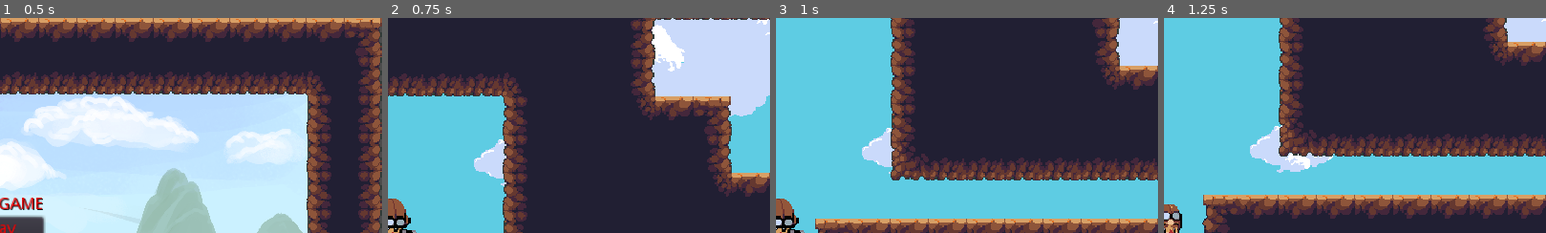
Above: before the commit, frames 1-4 (left to right).
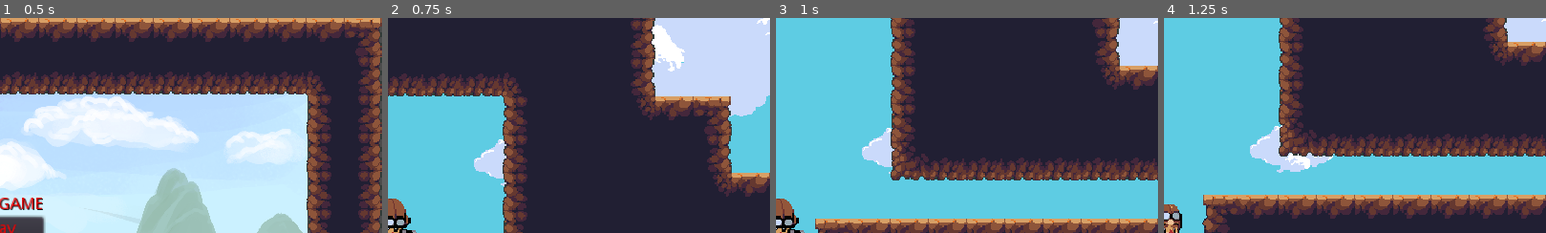
Above: after the commit, the same moments.

Repository: wltu/NiceGame
Game: Godot game, scene res://WorldLevel/StartMenu.tscn
Same seed, same stepped clock (60 frames per second), same inputs: the game is played once before the commit and once after it. The engine's default icon, where the game draws it, is replaced by a stand-in: a white triangle on a blue panel in a dark square.
Inputs:
- Up to frame 1 (0.5 s): no input
- Up to frame 2 (0.75 s): click "Play" at 0.5 s
- Up to frame 3 (1 s): no input
- Up to frame 4 (1.25 s): no input
The pictures show only the part of the screen within x 50-100%, y 0-50%; the shares and areas given below are measured in that part.

Frame 1 is identical in both runs. In frame 2, 0.2% of the frame differs, in the area x 64-100%, y 0-1%; in frame 3, nothing differs; in frame 4, nothing differs.

Commit message:
Added Door/Key System

Diff:
--- a/Player/Player.tscn
+++ b/Player/Player.tscn
@@ -15,25 +15,25 @@
 [ext_resource path="res://Sprites/Sprites/Player/Run/Run3.png" type="Texture" id=13]
 [ext_resource path="res://Sprites/Sprites/Player/Run/Run4.png" type="Texture" id=14]
 [ext_resource path="res://Sprites/Sprites/Player/Run/Run5.png" type="Texture" id=15]
-[ext_resource path="res://Sprites/Sprites/Player/Wall/Wall0.png" type="Texture" id=16]
-[ext_resource path="res://Sprites/Sprites/Player/Jump/Jump0.png" type="Texture" id=17]
-[ext_resource path="res://Sprites/Sprites/Player/Jump/Jump1.png" type="Texture" id=18]
-[ext_resource path="res://Sprites/Sprites/Player/Slide/Slide0.png" type="Texture" id=19]
-[ext_resource path="res://Sprites/Sprites/Player/Slide/Slide1.png" type="Texture" id=20]
-[ext_resource path="res://Sprites/Sprites/Player/Fall/Fall0.png" type="Texture" id=21]
-[ext_resource path="res://Sprites/Sprites/Player/Fall/Fall1.png" type="Texture" id=22]
-[ext_resource path="res://Sprites/Sprites/Player/Duck/duck0.png" type="Texture" id=23]
-[ext_resource path="res://Sprites/Sprites/Player/Duck/duck1.png" type="Texture" id=24]
-[ext_resource path="res://Sprites/Sprites/Player/Duck/duck2.png" type="Texture" id=25]
-[ext_resource path="res://Sprites/Sprites/Player/Duck/duck3.png" type="Texture" id=26]
-[ext_resource path="res://Sprites/Sprites/Player/Walk/Walk0.png" type="Texture" id=27]
-[ext_resource path="res://Sprites/Sprites/Player/Walk/Walk1.png" type="Texture" id=28]
-[ext_resource path="res://Sprites/Sprites/Player/Walk/Walk2.png" type="Texture" id=29]
-[ext_resource path="res://Sprites/Sprites/Player/Walk/Walk3.png" type="Texture" id=30]
-[ext_resource path="res://Sprites/Sprites/Player/Walk/Walk4.png" type="Texture" id=31]
-[ext_resource path="res://Sprites/Sprites/Player/Walk/Walk5.png" type="Texture" id=32]
-[ext_resource path="res://Sprites/Sprites/Player/Walk/Walk6.png" type="Texture" id=33]
-[ext_resource path="res://Sprites/Sprites/Player/Walk/Walk7.png" type="Texture" id=34]
+[ext_resource path="res://Sprites/Sprites/Player/Jump/Jump0.png" type="Texture" id=16]
+[ext_resource path="res://Sprites/Sprites/Player/Jump/Jump1.png" type="Texture" id=17]
+[ext_resource path="res://Sprites/Sprites/Player/Fall/Fall0.png" type="Texture" id=18]
+[ext_resource path="res://Sprites/Sprites/Player/Fall/Fall1.png" type="Texture" id=19]
+[ext_resource path="res://Sprites/Sprites/Player/Slide/Slide0.png" type="Texture" id=20]
+[ext_resource path="res://Sprites/Sprites/Player/Slide/Slide1.png" type="Texture" id=21]
+[ext_resource path="res://Sprites/Sprites/Player/Wall/Wall0.png" type="Texture" id=22]
+[ext_resource path="res://Sprites/Sprites/Player/Walk/Walk0.png" type="Texture" id=23]
+[ext_resource path="res://Sprites/Sprites/Player/Walk/Walk1.png" type="Texture" id=24]
+[ext_resource path="res://Sprites/Sprites/Player/Walk/Walk2.png" type="Texture" id=25]
+[ext_resource path="res://Sprites/Sprites/Player/Walk/Walk3.png" type="Texture" id=26]
+[ext_resource path="res://Sprites/Sprites/Player/Walk/Walk4.png" type="Texture" id=27]
+[ext_resource path="res://Sprites/Sprites/Player/Walk/Walk5.png" type="Texture" id=28]
+[ext_resource path="res://Sprites/Sprites/Player/Walk/Walk6.png" type="Texture" id=29]
+[ext_resource path="res://Sprites/Sprites/Player/Walk/Walk7.png" type="Texture" id=30]
+[ext_resource path="res://Sprites/Sprites/Player/Duck/duck0.png" type="Texture" id=31]
+[ext_resource path="res://Sprites/Sprites/Player/Duck/duck1.png" type="Texture" id=32]
+[ext_resource path="res://Sprites/Sprites/Player/Duck/duck2.png" type="Texture" id=33]
+[ext_resource path="res://Sprites/Sprites/Player/Duck/duck3.png" type="Texture" id=34]
 [ext_resource path="res://Sprites/Sprites/Sky.png" type="Texture" id=35]
 
 [sub_resource type="SpriteFrames" id=1]
@@ -49,35 +49,35 @@
 "name": "Run",
 "speed": 10.0
 }, {
-"frames": [ ExtResource( 16 ) ],
-"loop": true,
-"name": "Wall",
-"speed": 5.0
-}, {
-"frames": [ ExtResource( 17 ), ExtResource( 18 ) ],
+"frames": [ ExtResource( 16 ), ExtResource( 17 ) ],
 "loop": true,
 "name": "Jump",
 "speed": 10.0
 }, {
-"frames": [ ExtResource( 19 ), ExtResource( 20 ) ],
-"loop": true,
-"name": "Slide",
-"speed": 5.0
-}, {
-"frames": [ ExtResource( 21 ), ExtResource( 22 ) ],
+"frames": [ ExtResource( 18 ), ExtResource( 19 ) ],
 "loop": false,
 "name": "Fall",
 "speed": 1.0
 }, {
-"frames": [ ExtResource( 23 ), ExtResource( 24 ), ExtResource( 25 ), ExtResource( 26 ) ],
+"frames": [ ExtResource( 20 ), ExtResource( 21 ) ],
+"loop": true,
+"name": "Slide",
+"speed": 5.0
+}, {
+"frames": [ ExtResource( 22 ) ],
+"loop": true,
+"name": "Wall",
+"speed": 5.0
+}, {
+"frames": [ ExtResource( 23 ), ExtResource( 24 ), ExtResource( 25 ), ExtResource( 26 ), ExtResource( 27 ), ExtResource( 28 ), ExtResource( 29 ), ExtResource( 30 ) ],
+"loop": true,
+"name": "Walk",
+"speed": 10.0
+}, {
+"frames": [ ExtResource( 31 ), ExtResource( 32 ), ExtResource( 33 ), ExtResource( 34 ) ],
 "loop": false,
 "name": "Duck",
 "speed": 20.0
-}, {
-"frames": [ ExtResource( 27 ), ExtResource( 28 ), ExtResource( 29 ), ExtResource( 30 ), ExtResource( 31 ), ExtResource( 32 ), ExtResource( 33 ), ExtResource( 34 ) ],
-"loop": true,
-"name": "Walk",
-"speed": 10.0
 } ]
 _sections_unfolded = [ "Resource" ]
 
@@ -93,7 +93,7 @@
 radius = 14.0
 height = 20.0
 
-[node name="Player" type="KinematicBody2D" index="0"]
+[node name="Player" type="KinematicBody2D"]
 
 input_pickable = false
 collision_layer = 1
--- a/Sprites/Sprites/Tiles/Jungle Dirt Tiles.tscn
+++ b/Sprites/Sprites/Tiles/Jungle Dirt Tiles.tscn
@@ -11,7 +11,6 @@
 
 [node name="0" type="Sprite" parent="." index="0"]
 
-editor/display_folded = true
 texture = ExtResource( 1 )
 centered = false
 region_enabled = true
@@ -40,7 +39,6 @@
 
 [node name="3" type="Sprite" parent="." index="1"]
 
-editor/display_folded = true
 position = Vector2( 0, 64 )
 texture = ExtResource( 1 )
 centered = false
--- /dev/null
+++ b/WorldLevel/GameVariables.gd
@@ -0,0 +1,2 @@
+extends Node
+var key = 0
--- a/WorldLevel/World Complete.gd
+++ b/WorldLevel/World Complete.gd
@@ -9,5 +9,3 @@
 	for body in bodies:
 		if body.name == "Player":
 			get_tree().change_scene(next_world)
-
-	pass
--- a/WorldLevel/World.tscn
+++ b/WorldLevel/World.tscn
@@ -1,9 +1,11 @@
-[gd_scene load_steps=5 format=2]
+[gd_scene load_steps=7 format=2]
 
 [ext_resource path="res://Player/Player.tscn" type="PackedScene" id=1]
 [ext_resource path="res://WorldLevel/World Complete.tscn" type="PackedScene" id=2]
 [ext_resource path="res://Sprites/Sprites/Tiles/DirtAutoTileSet.tres" type="TileSet" id=3]
 [ext_resource path="res://Sprites/Sprites/Tiles/DirtTileSet.tres" type="TileSet" id=4]
+[ext_resource path="res://WorldLevel/WorldItems/Key.tscn" type="PackedScene" id=5]
+[ext_resource path="res://WorldLevel/WorldItems/DoorSystem.tscn" type="PackedScene" id=6]
 
 [node name="World" type="Node"]
 
@@ -35,7 +37,7 @@
 collision_mask = 1
 occluder_light_mask = 1
 format = 1
-tile_data = PoolIntArray( -65537, 0, 1, -131072, 0, 65536, -131071, 0, 65536, -131070, 0, 65536, -131069, 0, 9, -131068, 0, 196609, -131067, 0, 196609, -131066, 0, 196609, -131065, 0, 196609, -131064, 0, 196609, -131063, 0, 196609, -131062, 0, 196609, -131061, 0, 196609, -131060, 0, 196609 …(2745 unchanged characters)…
+tile_data = PoolIntArray( -196606, 0, 1, -196605, 0, 9, -196604, 0, 196609, -196603, 0, 196609, -196602, 0, 196609, -196601, 0, 196609, -196600, 0, 196609, -196599, 0, 196609, -196598, 0, 7, -65537, 0, 1, -131072, 0, 65536, -131071, 0, 65536, -131070, 0, 65540, -131069, 0, 131074, -131062, 0, 65542, -131061, 0, 196609, -131060, 0, 196609 …(2745 unchanged characters)…
 _sections_unfolded = [ "Cell" ]
 __meta__ = {
 "_edit_lock_": true
@@ -64,3 +66,23 @@
 __meta__ = {
 "_edit_lock_": true
 }
+
+[node name="Keys" type="Node" parent="." index="4"]
+
+[node name="Key0" parent="Keys" index="0" instance=ExtResource( 5 )]
+
+position = Vector2( 544, 96 )
+
+[node name="Key1" parent="Keys" index="1" instance=ExtResource( 5 )]
+
+position = Vector2( 864, 224 )
+
+[node name="Doors" type="Node" parent="." index="5"]
+
+[node name="Door0" parent="Doors" index="0" instance=ExtResource( 6 )]
+
+position = Vector2( 672, 288 )
+
+[node name="Door1" parent="Doors" index="1" instance=ExtResource( 6 )]
+
+position = Vector2( 512, 672 )
--- /dev/null
+++ b/WorldLevel/WorldItems/DoorSystem.gd
@@ -0,0 +1,17 @@
+# World DoorSystem.gd
+extends Area2D
+
+
+func _physics_process(delta):
+	var bodies = get_overlapping_bodies()
+
+	for body in bodies:
+		if body.name == "Player":
+			print(GameVariables.key )
+
+			if GameVariables.key > 0:
+				GameVariables.key -= 1
+				$DoorArea.disabled = true
+				$ClosedDoor.visible = false
+				$OpenDoor.visible = true
+				$DoorStop.get_child(0).disabled = true
--- /dev/null
+++ b/WorldLevel/WorldItems/DoorSystem.tscn
@@ -0,0 +1,60 @@
+[gd_scene load_steps=6 format=2]
+
+[ext_resource path="res://WorldLevel/WorldItems/DoorSystem.gd" type="Script" id=1]
+[ext_resource path="res://Sprites/Sprites/GameItems/sideDoor.png" type="Texture" id=2]
+[ext_resource path="res://Sprites/Sprites/GameItems/door.jpg" type="Texture" id=3]
+
+[sub_resource type="RectangleShape2D" id=1]
+
+custom_solver_bias = 0.0
+extents = Vector2( 5, 32 )
+
+[sub_resource type="RectangleShape2D" id=2]
+
+custom_solver_bias = 0.0
+extents = Vector2( 3, 32 )
+
+[node name="Door" type="Area2D"]
+
+input_pickable = true
+gravity_vec = Vector2( 0, 1 )
+gravity = 98.0
+linear_damp = 0.1
+angular_damp = 1.0
+audio_bus_override = false
+audio_bus_name = "Master"
+script = ExtResource( 1 )
+
+[node name="DoorArea" type="CollisionShape2D" parent="." index="0"]
+
+visible = false
+shape = SubResource( 1 )
+_sections_unfolded = [ "Transform", "Visibility" ]
+
+[node name="DoorStop" type="StaticBody2D" parent="." index="1"]
+
+input_pickable = false
+collision_layer = 1
+collision_mask = 1
+constant_linear_velocity = Vector2( 0, 0 )
+constant_angular_velocity = 0.0
+friction = 1.0
+bounce = 0.0
+_sections_unfolded = [ "Pickable", "Transform", "Visibility" ]
+
+[node name="CollisionShape2D" type="CollisionShape2D" parent="DoorStop" index="0"]
+
+shape = SubResource( 2 )
+_sections_unfolded = [ "Transform" ]
+
+[node name="ClosedDoor" type="Sprite" parent="." index="2"]
+
+texture = ExtResource( 2 )
+_sections_unfolded = [ "Animation", "Region", "Visibility" ]
+
+[node name="OpenDoor" type="Sprite" parent="." index="3"]
+
+visible = false
+z_index = -1
+texture = ExtResource( 3 )
+_sections_unfolded = [ "Offset", "Region", "Visibility", "Z Index" ]
--- /dev/null
+++ b/WorldLevel/WorldItems/Key.gd
@@ -0,0 +1,17 @@
+extends Area2D
+
+func _physics_process(delta):
+	var bodies = get_overlapping_bodies()
+
+	for body in bodies:
+		if body.name == "Player":
+			if $Sprite.visible:
+				$Sprite.visible = false
+				$CollisionShape2D.disabled = true
+
+				print(GameVariables.key)
+				GameVariables.key += 1
+
+				print(GameVariables.key)
+
+				print("Got Key")
--- /dev/null
+++ b/WorldLevel/WorldItems/Key.tscn
@@ -0,0 +1,35 @@
+[gd_scene load_steps=4 format=2]
+
+[ext_resource path="res://WorldLevel/WorldItems/Key.gd" type="Script" id=1]
+[ext_resource path="res://Sprites/Sprites/GameItems/Key.png" type="Texture" id=2]
+
+[sub_resource type="RectangleShape2D" id=1]
+
+custom_solver_bias = 0.0
+extents = Vector2( 10, 20 )
+
+[node name="Key" type="Area2D" index="0"]
+
+input_pickable = true
+gravity_vec = Vector2( 0, 1 )
+gravity = 98.0
+linear_damp = 0.1
+angular_damp = 1.0
+audio_bus_override = false
+audio_bus_name = "Master"
+script = ExtResource( 1 )
+_sections_unfolded = [ "Transform" ]
+
+[node name="CollisionShape2D" type="CollisionShape2D" parent="." index="0"]
+
+position = Vector2( 0, 14 )
+rotation = 0.523599
+shape = SubResource( 1 )
+_sections_unfolded = [ "Transform" ]
+
+[node name="Sprite" type="Sprite" parent="." index="1"]
+
+position = Vector2( 0, 14 )
+texture = ExtResource( 2 )
+offset = Vector2( 1, -1 )
+_sections_unfolded = [ "Offset", "Transform" ]
--- a/project.godot
+++ b/project.godot
@@ -13,6 +13,10 @@
 config/name="Nice Game"
 run/main_scene="res://WorldLevel/StartMenu.tscn"
 config/icon="res://icon.png"
+
+[autoload]
+
+GameVariables="*res://WorldLevel/GameVariables.gd"
 
 [display]
 
@@ -50,6 +54,7 @@
 , Object(InputEventJoypadMotion,"resource_local_to_scene":false,"resource_name":"","device":0,"axis":1,"axis_value":1.0,"script":null)
  ]
 ui_reset=[ Object(InputEventKey,"resource_local_to_scene":false,"resource_name":"","device":0,"alt":false,"shift":false,"control":false,"meta":false,"command":false,"pressed":false,"scancode":82,"unicode":0,"echo":false,"script":null)
+, Object(InputEventJoypadButton,"resource_local_to_scene":false,"resource_name":"","device":0,"button_index":10,"pressure":0.0,"pressed":false,"script":null)
  ]
 
 [rendering]
Binary file added: Sprites/Sprites/GameItems/Key.png
Not shown, added: Sprites/Sprites/GameItems/Key.png.import
Binary file added: Sprites/Sprites/GameItems/door.jpg
Not shown, added: Sprites/Sprites/GameItems/door.jpg.import
Binary file added: Sprites/Sprites/GameItems/sideDoor.png
Not shown, added: Sprites/Sprites/GameItems/sideDoor.png.import
